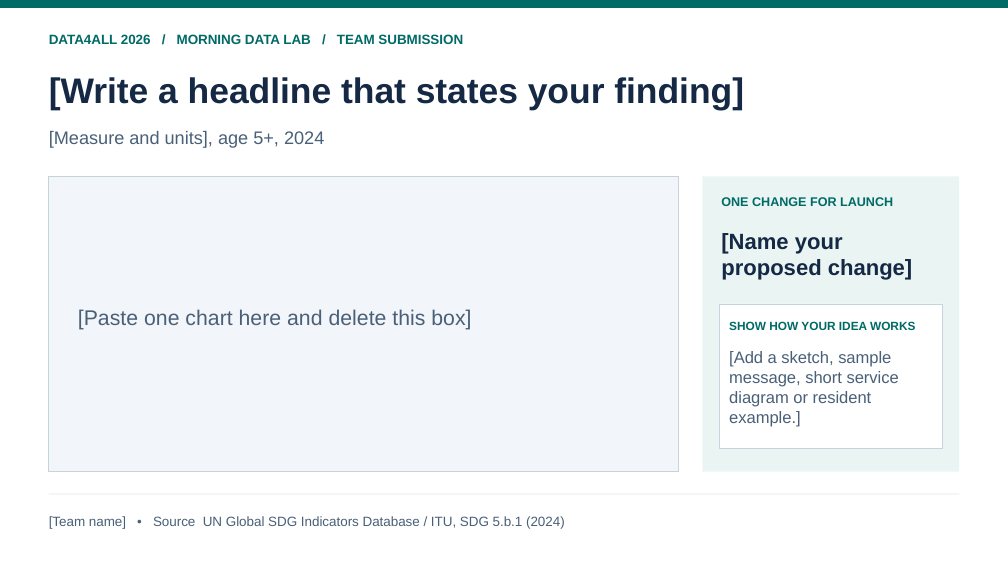
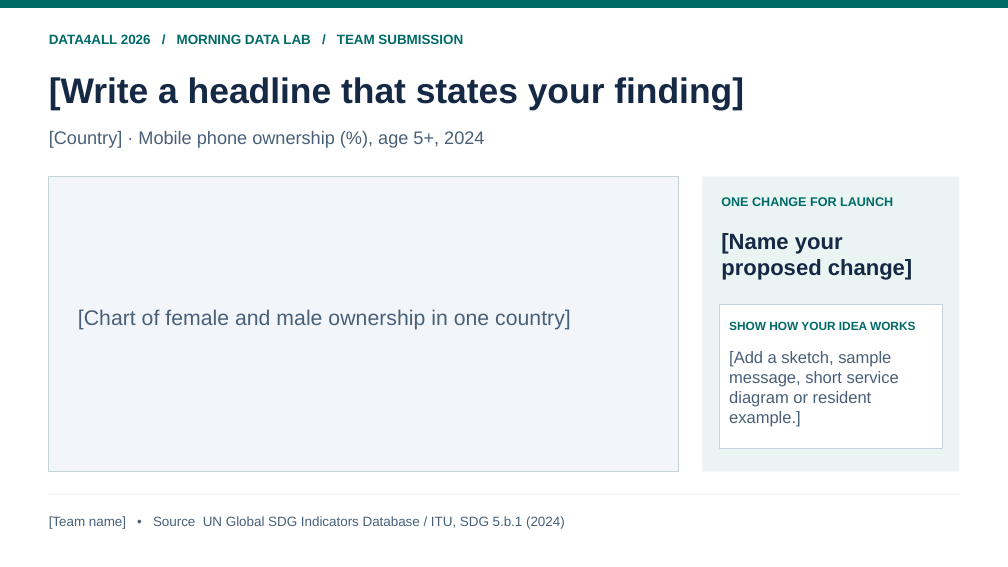
Before and after one commit to SoSS-UoM/DataLab_Data4All2026, a slide deck: slide 1 of ForStudents - Ready to share/04 Slide template.pptx. Drawn at 1008x567 pixels with LibreOffice and Linux fonts; fonts in the diff are those of the drawing. Boxes give left, top, right and bottom in pixels: in the first picture for what was removed or moved away, otherwise in the second. Text is boxed around its words. In the diff, an @@ line names an element or a change of style, - is before the commit and + after.

```diff
--- a/ForStudents - Ready to share/04 Slide template.pptx
+++ b/ForStudents - Ready to share/04 Slide template.pptx
@@ text at box(49, 131, 484, 148): text changed @@
-[Measure and units], age 5+, 2024
+[Country] · Mobile phone ownership (%), age 5+, 2024
@@ text at box(78, 309, 571, 330): text changed @@
-[Paste one chart here and delete this box]
+[Chart of female and male ownership in one country]
```
Also in this commit, not shown: 7 other files.
